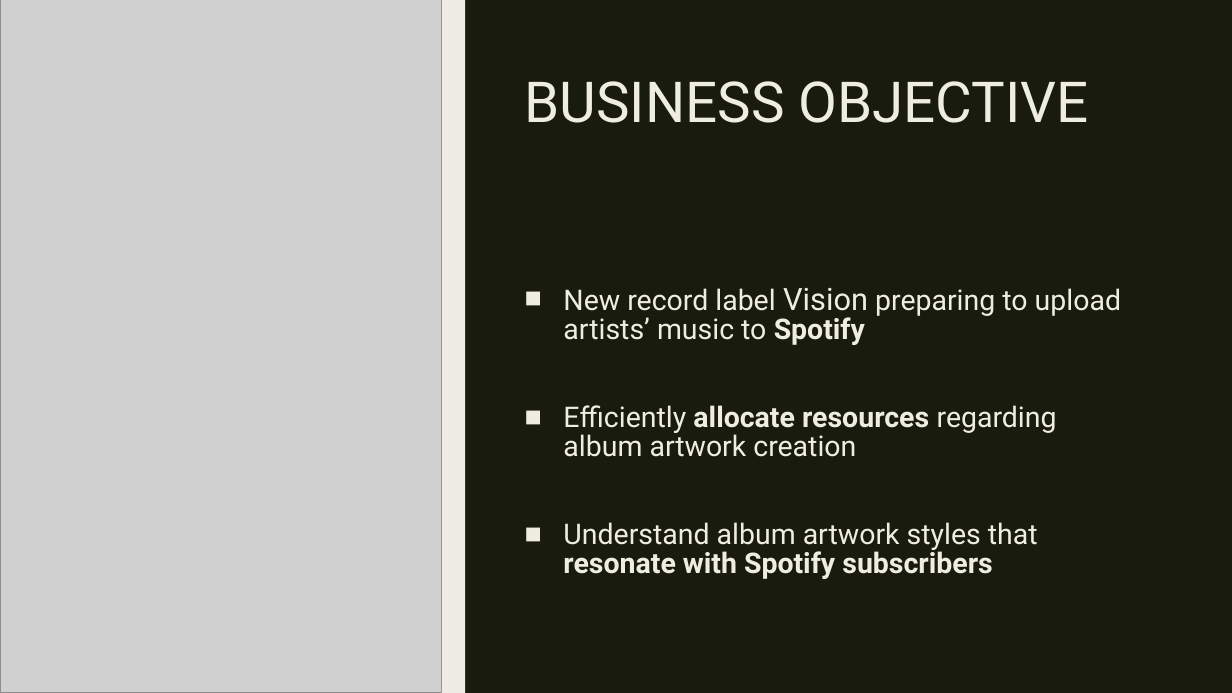
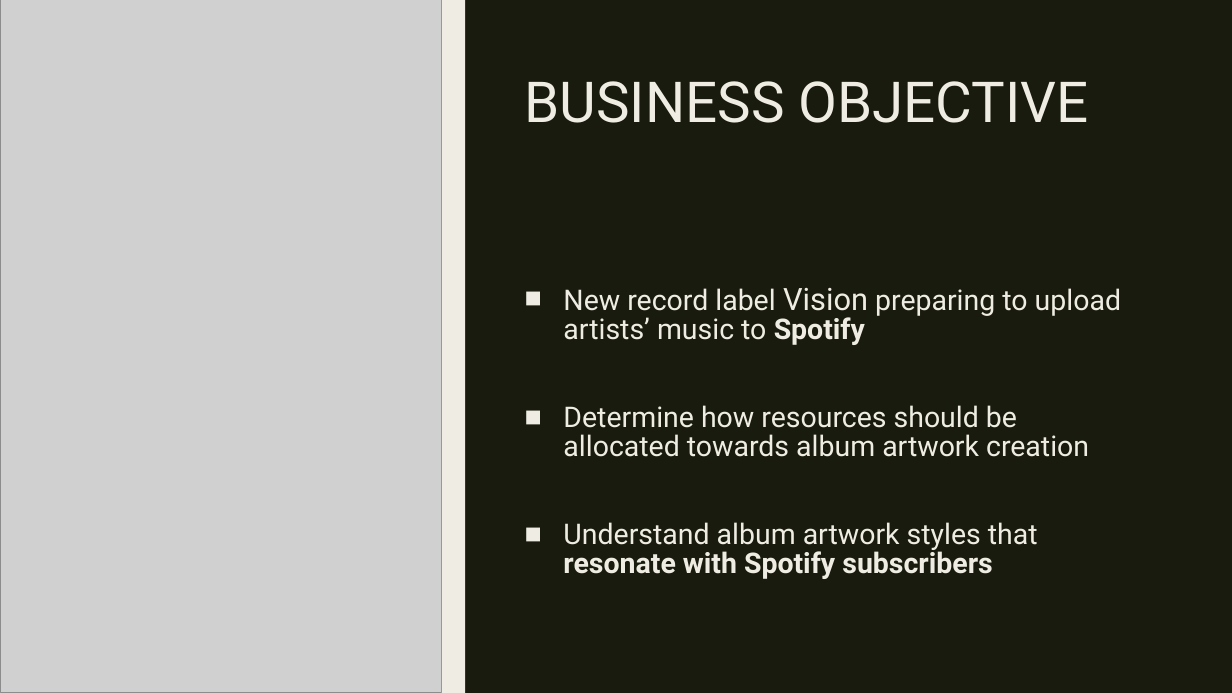
Before and after one commit to sabinabains/dsc-capstone, a slide deck: slide 3 of predicting_song_popularity_by_album_artwork.pptx. Drawn at 1232x693 pixels with LibreOffice and Linux fonts; fonts in the diff are those of the drawing; grey boxes stand for pictures. Boxes give left, top, right and bottom in pixels: in the first picture for what was removed or moved away, otherwise in the second. Text is boxed around its words. In the diff, an @@ line names an element or a change of style, - is before the commit and + after.

```diff
--- a/predicting_song_popularity_by_album_artwork.pptx
+++ b/predicting_song_popularity_by_album_artwork.pptx
@@ text at [563, 405, 1089, 457]: text changed @@
-■ Efficiently allocate resources regarding album artwork creation
+■ Determine how resources should be allocated towards album artwork creation
```
Also in this commit, not shown: 6 other slides changed.
